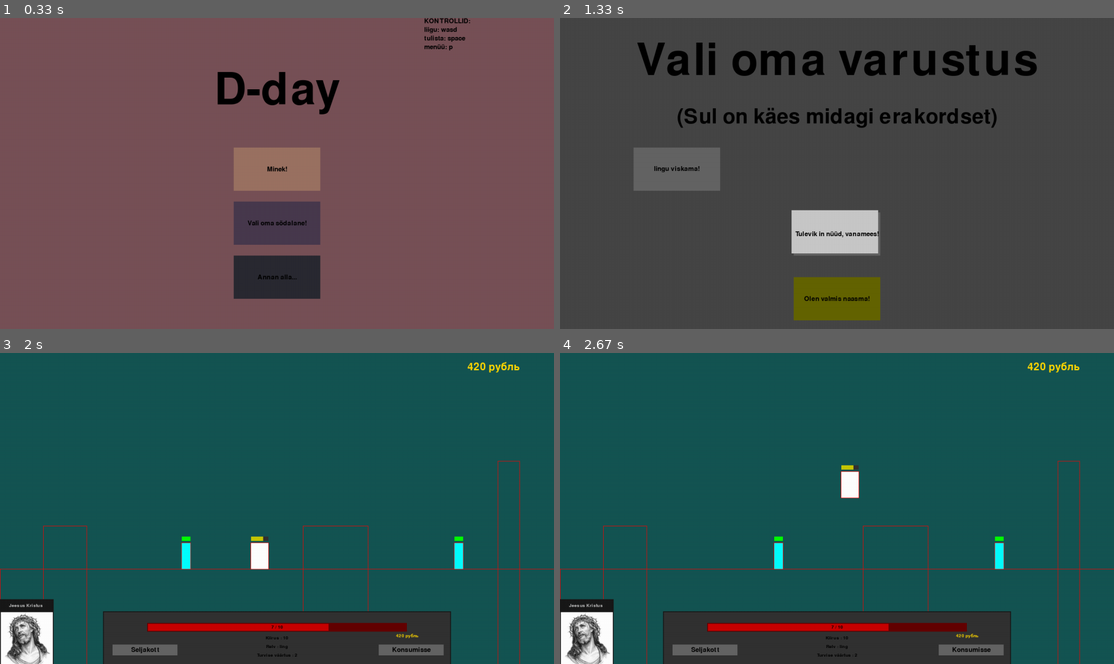
Above: before the commit, frames 1-4 (two rows, left to right).
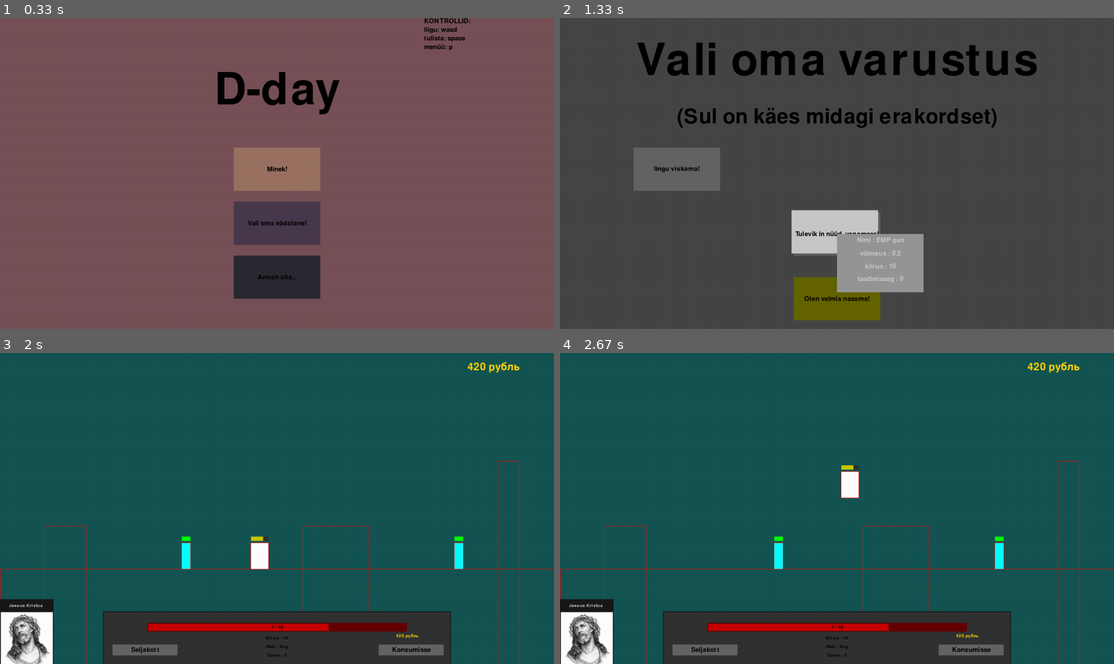
Above: after the commit, the same moments.

Repository: KarupoegPuhh/2020-projekt
Game: pygame game, started from MAIN.py
The game is run twice, just before and just after one commit, with the same random seed, the same clock (stepped at 60 frames per second) and the same inputs.
Inputs:
- Up to frame 1 (0.33 s): no input
- Up to frame 2 (1.33 s): click "Minek!" at 0.38 s; click "Seljakott" at 0.72 s; click "Tulevik in nüüd, vanamees!" at 1.05 s
- Up to frame 3 (2 s): click "lingu viskama!" at 1.38 s; click "Olen valmis naasma!" at 1.72 s
- Up to frame 4 (2.67 s): hold D 2-2.47 s; tap Space at 2.07, 2.37, 2.57 s; hold W from 2.5 s (still down)

Frame 1 is identical in both runs. In frame 2, 2.9% of the frame differs, in the area x 50-66%, y 69-89%; in frame 3, less than 0.1%; in frame 4, less than 0.1%.

Commit message:
Inventorys hover töötab

Diff:
--- a/MAIN.py
+++ b/MAIN.py
@@ -643,6 +643,12 @@
 
     def võit():
         if len(Vastane.instances) == 0 and raha.raha_maas == 0:
+            TextSurf, TextRect = text_objects("VÕIT!", largeText)
+            TextRect.center = ((laius // 2), (100))
+            aken.blit(TextSurf, TextRect)
+
+            pg.display.update()
+            pg.time.wait(2000)
             while True:
                 for event in pg.event.get():
                     if event.type == pg.QUIT:
@@ -666,6 +672,7 @@
             global inventory_tab
             inventory_tab = True
             while inventory_tab:
+                mouse = pg.mouse.get_pos()
                 for event in pg.event.get():
                     if event.type == pg.QUIT:
                         pg.quit()
@@ -684,12 +691,110 @@
                 #Relva valik
                 if ling.unlocked:
                     nupp("lingu viskama!", 170, 300, 200, 100, (100,100,100), (200,200,200), ling_equip)
+
                 if hernepüss.unlocked:
                     nupp("Ma sain hernepüssi!", 540, 300, 200, 100, (100,100,100), (200,200,200), hernepüss_equip)
+
                 if kartulikahur.unlocked:
                     nupp("Ohh kartulikahur!", 910 , 300, 200, 100, (100,100,100), (200,200,200), kartulikahur_equip)
+
                 if railgun.unlocked:
                     nupp("Tulevik in nüüd, vanamees!", 540, 450, 200, 100, (100,100,100), (200,200,200), railgun_equip)
+
+
+                #joonistame kasti, et infot lugeda
+                if 540 < mouse[0] < 740 and 450 < mouse[1] < 550 and railgun.unlocked == True:
+                    #infoleht
+                    pg.draw.rect(aken, (150,150,150), (mouse[0], mouse[1], 200, 135))
+                    #nimi
+                    relv_dmg_txt = smallText.render("Nimi : " + "EMP gun", True, (200,200,200))
+                    relv_dmg_txt_kord = relv_dmg_txt.get_rect()
+                    relv_dmg_txt_kord.center = (mouse[0] + 100, mouse[1] + 15)
+                    aken.blit(relv_dmg_txt, relv_dmg_txt_kord)
+                    #dmg
+                    relv_dmg_txt = smallText.render("võimsus : " + str(railgun.dmg), True, (200,200,200))
+                    relv_dmg_txt_kord = relv_dmg_txt.get_rect()
+                    relv_dmg_txt_kord.center = (mouse[0] + 100, mouse[1] + 45)
+                    aken.blit(relv_dmg_txt, relv_dmg_txt_kord)
+                    #kiirus
+                    relv_dmg_txt = smallText.render("kiirus : " + str(railgun.vel), True, (200,200,200))
+                    relv_dmg_txt_kord = relv_dmg_txt.get_rect()
+                    relv_dmg_txt_kord.center = (mouse[0] + 100, mouse[1] + 75)
+                    aken.blit(relv_dmg_txt, relv_dmg_txt_kord)
+                    #cd
+                    relv_dmg_txt = smallText.render("laadimisaeg : " + str(railgun.cd), True, (200,200,200))
+                    relv_dmg_txt_kord = relv_dmg_txt.get_rect()
+                    relv_dmg_txt_kord.center = (mouse[0] + 100, mouse[1] + 105)
+                    aken.blit(relv_dmg_txt, relv_dmg_txt_kord)
+                if 910 < mouse[0] < 1110 and 300 < mouse[1] < 400 and kartulikahur.unlocked == True:
+                    #infoleht
+                    pg.draw.rect(aken, (150,150,150), (mouse[0], mouse[1], 200, 135))
+                    #nimi
+                    relv_dmg_txt = smallText.render("Nimi : " + str(kartulikahur.nimi), True, (200,200,200))
+                    relv_dmg_txt_kord = relv_dmg_txt.get_rect()
+                    relv_dmg_txt_kord.center = (mouse[0] + 100, mouse[1] + 15)
+                    aken.blit(relv_dmg_txt, relv_dmg_txt_kord)
+                    #dmg
+                    relv_dmg_txt = smallText.render("võimsus : " + str(kartulikahur.dmg), True, (200,200,200))
+                    relv_dmg_txt_kord = relv_dmg_txt.get_rect()
+                    relv_dmg_txt_kord.center = (mouse[0] + 100, mouse[1] + 45)
+                    aken.blit(relv_dmg_txt, relv_dmg_txt_kord)
+                    #kiirus
+                    relv_dmg_txt = smallText.render("kiirus : " + str(kartulikahur.vel), True, (200,200,200))
+                    relv_dmg_txt_kord = relv_dmg_txt.get_rect()
+                    relv_dmg_txt_kord.center = (mouse[0] + 100, mouse[1] + 75)
+                    aken.blit(relv_dmg_txt, relv_dmg_txt_kord)
+                    #cd
+                    relv_dmg_txt = smallText.render("laadimisaeg : " + str(kartulikahur.cd), True, (200,200,200))
+                    relv_dmg_txt_kord = relv_dmg_txt.get_rect()
+                    relv_dmg_txt_kord.center = (mouse[0] + 100, mouse[1] + 105)
+                    aken.blit(relv_dmg_txt, relv_dmg_txt_kord)
+                if 540 < mouse[0] < 740 and 300 < mouse[1] < 400 and hernepüss.unlocked == True:
+                    #infoleht
+                    pg.draw.rect(aken, (150,150,150), (mouse[0], mouse[1], 200, 135))
+                    #nimi
+                    relv_dmg_txt = smallText.render("Nimi : " + str(hernepüss.nimi), True, (200,200,200))
+                    relv_dmg_txt_kord = relv_dmg_txt.get_rect()
+                    relv_dmg_txt_kord.center = (mouse[0] + 100, mouse[1] + 15)
+                    aken.blit(relv_dmg_txt, relv_dmg_txt_kord)
+                    #dmg
+                    relv_dmg_txt = smallText.render("võimsus : " + str(hernepüss.dmg), True, (200,200,200))
+                    relv_dmg_txt_kord = relv_dmg_txt.get_rect()
+                    relv_dmg_txt_kord.center = (mouse[0] + 100, mouse[1] + 45)
+                    aken.blit(relv_dmg_txt, relv_dmg_txt_kord)
+                    #kiirus
+                    relv_dmg_txt = smallText.render("kiirus : " + str(hernepüss.vel), True, (200,200,200))
+                    relv_dmg_txt_kord = relv_dmg_txt.get_rect()
+                    relv_dmg_txt_kord.center = (mouse[0] + 100, mouse[1] + 75)
+                    aken.blit(relv_dmg_txt, relv_dmg_txt_kord)
+                    #cd
+                    relv_dmg_txt = smallText.render("laadimisaeg : " + str(hernepüss.cd), True, (200,200,200))
+                    relv_dmg_txt_kord = relv_dmg_txt.get_rect()
+                    relv_dmg_txt_kord.center = (mouse[0] + 100, mouse[1] + 105)
+                    aken.blit(relv_dmg_txt, relv_dmg_txt_kord)
+                if 170 < mouse[0] < 370 and 300 < mouse[1] < 400 and ling.unlocked == True:
+                    #infoleht
+                    pg.draw.rect(aken, (150,150,150), (mouse[0], mouse[1], 200, 135))
+                    #nimi
+                    relv_dmg_txt = smallText.render("Nimi : " + str(ling.nimi), True, (200,200,200))
+                    relv_dmg_txt_kord = relv_dmg_txt.get_rect()
+                    relv_dmg_txt_kord.center = (mouse[0] + 100, mouse[1] + 15)
+                    aken.blit(relv_dmg_txt, relv_dmg_txt_kord)
+                    #dmg
+                    relv_dmg_txt = smallText.render("võimsus : " + str(ling.dmg), True, (200,200,200))
+                    relv_dmg_txt_kord = relv_dmg_txt.get_rect()
+                    relv_dmg_txt_kord.center = (mouse[0] + 100, mouse[1] + 45)
+                    aken.blit(relv_dmg_txt, relv_dmg_txt_kord)
+                    #kiirus
+                    relv_dmg_txt = smallText.render("kiirus : " + str(ling.vel), True, (200,200,200))
+                    relv_dmg_txt_kord = relv_dmg_txt.get_rect()
+                    relv_dmg_txt_kord.center = (mouse[0] + 100, mouse[1] + 75)
+                    aken.blit(relv_dmg_txt, relv_dmg_txt_kord)
+                    #cd
+                    relv_dmg_txt = smallText.render("laadimisaeg : " + str(ling.cd), True, (200,200,200))
+                    relv_dmg_txt_kord = relv_dmg_txt.get_rect()
+                    relv_dmg_txt_kord.center = (mouse[0] + 100, mouse[1] + 105)
+                    aken.blit(relv_dmg_txt, relv_dmg_txt_kord)
 
                 pg.display.update()
 
@@ -759,7 +864,7 @@
         aken.blit(raha, (915, 650))
         nupp("Konsumisse", 875, 675, 150, 25, (100,100,100), (200,200,200), pood)
         #Turvis
-        TextSurf, TextRect = text_objects("Turvise väärtus : " + str(Tom.armor), databarText)
+        TextSurf, TextRect = text_objects("Turvis : " + str(Tom.armor), databarText)
         TextRect.center = ((laius // 2), (700))
         aken.blit(TextSurf, TextRect)
         #Nupp inventoryle
